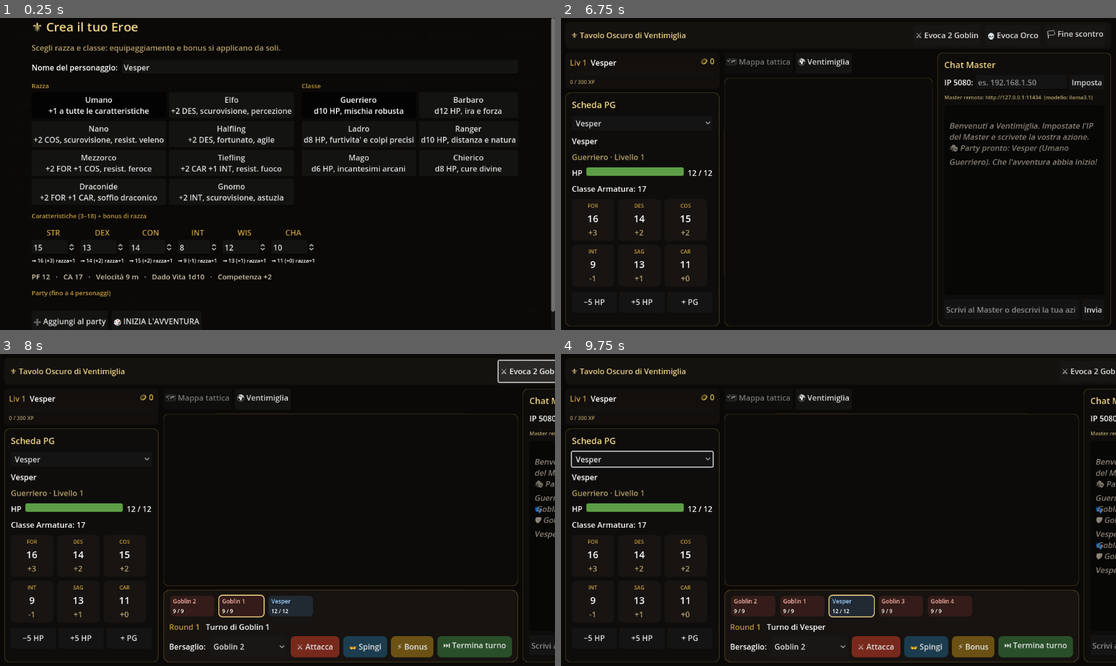
Above: before the commit, frames 1-4 (two rows, left to right).
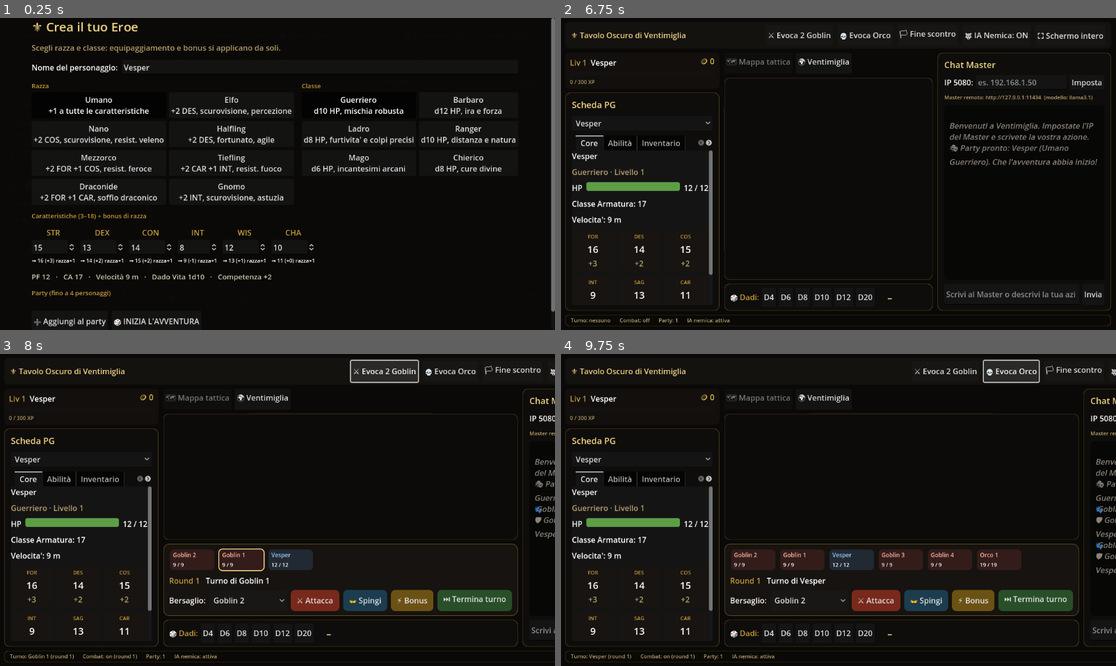
Above: after the commit, the same moments.

Repository: fanaragabriele2-coder/vtt-ventimiglia
Game: Godot game, scene res://main.tscn
The game is run twice, just before and just after one commit, with the same random seed, the same clock (stepped at 60 frames per second) and the same inputs.
Inputs (mouse positions are in pixels of both pictures, inside the frame that each line leads up to):
- Up to frame 1 (0.25 s): no input
- Up to frame 2 (6.75 s): click (993, 36) at 0.5 s, where only the run after the commit has a clickable "🐺 IA Nemica: ON"; click (1071, 36) at 1.25 s, where only the run after the commit has a clickable "⛶ Schermo intero"; click (766, 298) at 2 s, where only the run after the commit has a clickable "D4"; click (788, 298) at 2.75 s, where only the run after the commit has a clickable "D6"; click (805, 298) at 3.5 s, where only the run after the commit has a clickable "D8"; click (821, 298) at 4.25 s, where only the run after the commit has a clickable "D10"; click (844, 298) at 5 s, where only the run after the commit has a clickable "D12"; click (866, 298) at 5.75 s, where only the run after the commit has a clickable "D20"; click "🎲 INIZIA L'AVVENTURA" at 6.5 s
- Up to frame 3 (8 s): click "⚔ Evoca 2 Goblin" at 7.25 s
- Up to frame 4 (9.75 s): click "⚔ Evoca 2 Goblin" at 8 s; click "Vesper" at 8.75 s; click (1010, 372) at 9.5 s, where only the run after the commit has a clickable "💀 Evoca Orco"

The runs differ from the first frame. In frame 2, 4.4% of the frame differs, in the area x 0-100%, y 3-99%; in frame 3, 14%; in frame 4, 15%, in the area x 0-100%, y 1-99%.

Commit message:
Godot: scheda PG a schede (Core/Abilità/Inventario/Spellbook/Combat/Note), tiratore dadi e barra di stato
Colma il divario di interfaccia rispetto al monolite HTML segnalato dall'utente: la scheda PG
non era piu' un'unica vista piatta ma sei schede ricche di dettagli come nel gioco originale,
e mancavano il tiratore di dadi rapido e la barra di stato di sessione sempre visibili.

- CharacterSheetPanel ora e' un TabContainer con 6 schede, ciascuna riletta live dai manager
  (nessuna copia di stato):
  - Core: identita', HP, CA, velocita', le 6 caratteristiche (era gia' tutto qui prima).
  - Abilità: le 18 prove con modificatore e indicatore competenza/maestria + percezione passiva.
  - Inventario: zaino con peso totale, equipaggia/rimuovi/scarta per voce, nome colorato per
    rarita' (ArmeriaManager) quando l'oggetto viene dall'Armeria.
  - Spellbook: grimorio con toggle preparato/non preparato (i trucchetti restano sempre
    preparati) e slot incantesimo per livello.
  - Combat: stato del combattimento, economia azioni (azione/bonus/reazione/movimento),
    condizioni attive sul PG con round di scadenza (ConditionsManager).
  - Note: campo di testo libero persistito sul personaggio (nuovo campo CharacterData.notes).
- DiceRoller: porting FUNZIONALE (non 3D) del Modulo 8 — pulsanti D4/D6/D8/D10/D12/D20, il
  risultato passa dal canale unico GameState.announce e compare nel log della Chat Master.
- StatusBar: barra in fondo alla finestra con turno/round, stato combattimento, dimensione
  party, IA nemica attiva/ferma — porting leggero del session panel del monolite.
- Toolbar: aggiunto un toggle "IA Nemica ON/OFF" e "Schermo intero".

Le vecchie voci "Azioni" del monolite (Sheet/Stati/Bag/Spell/Fight come modali separate) sono
superate dalle schede sempre visibili: stessa sostanza, niente modali da aprire/chiudere.

Verificato con gdtoolkit su tutti i 27 script GDScript (0 errori) e validazione dei 9 cataloghi
JSON; nessun riferimento orfano incrociato nel codice.

Co-Authored-By: Claude Sonnet 5 <noreply@anthropic.com>
Claude-Session: https://claude.ai/code/session_01EitiiDafKKu7YfdrUthcuc

Diff:
--- a/godot/scripts/data/character_data.gd
+++ b/godot/scripts/data/character_data.gd
@@ -46,6 +46,9 @@
 @export var hit_dice_formula: String = "1d8"
 @export var hit_dice_total: int = 1
 @export var hit_dice_remaining: int = 1
+
+## Note libere del giocatore (scheda "Note") — non tocca alcuna regola, solo testo persistito.
+@export var notes: String = ""
 
 
 func _init() -> void:
@@ -104,6 +107,7 @@
 		"hitDice": {
 			"formula": hit_dice_formula, "total": hit_dice_total, "remaining": hit_dice_remaining,
 		},
+		"notes": notes,
 	}
 
 
@@ -132,4 +136,5 @@
 	c.hit_dice_formula = String(hd.get("formula", c.hit_dice_formula))
 	c.hit_dice_total = int(hd.get("total", c.hit_dice_total))
 	c.hit_dice_remaining = int(hd.get("remaining", c.hit_dice_total))
+	c.notes = String(data.get("notes", ""))
 	return c
--- a/godot/scripts/ui/character_sheet_panel.gd
+++ b/godot/scripts/ui/character_sheet_panel.gd
@@ -1,35 +1,60 @@
 class_name CharacterSheetPanel
 extends PanelContainer
-## Pannello Scheda PG (colonna sinistra) — porting della scheda del Modulo 03.
+## Pannello Scheda PG (colonna sinistra) — porting della scheda del Modulo 03, ora con le SCHEDE
+## Core/Abilità/Inventario/Spellbook/Combat/Note del monolite (prima era un'unica vista piatta).
 ##
-## Si costruisce da solo in _ready() e si connette ai signal di CharacterManager: quando gli HP o
-## le caratteristiche del PG attivo cambiano, il pannello si ridisegna senza che nessuno lo chiami
-## esplicitamente (regola di traduzione 1: subscribe -> Signals). Nessuna copia divergente di stato.
+## Ogni scheda si ricostruisce leggendo lo stato "live" dai manager (CharacterManager,
+## InventoryManager, ConditionsManager, CombatManager) quando il signal pertinente cambia: nessuna
+## copia divergente, stesso pattern reattivo del resto del progetto.
 
 const _ABILITY_ORDER: Array[Array] = [
 	["str", "FOR"], ["dex", "DES"], ["con", "COS"],
 	["int", "INT"], ["wis", "SAG"], ["cha", "CAR"],
 ]
+
+const _SKILL_LABELS_IT: Dictionary = {
+	"acrobatics": "Acrobazia", "animalHandling": "Addestrare Animali", "arcana": "Arcano",
+	"athletics": "Atletica", "deception": "Inganno", "history": "Storia", "insight": "Intuizione",
+	"intimidation": "Intimidire", "investigation": "Indagare", "medicine": "Medicina",
+	"nature": "Natura", "perception": "Percezione", "performance": "Intrattenere",
+	"persuasion": "Persuasione", "religion": "Religione", "sleightOfHand": "Rapidita' di Mano",
+	"stealth": "Furtivita'", "survival": "Sopravvivenza",
+}
 
 var _name_label: Label
 var _class_label: Label
 var _hp_bar: ProgressBar
 var _hp_text: Label
 var _ac_label: Label
+var _speed_label: Label
 var _ability_values: Dictionary = {}   # key -> Label del punteggio
 var _ability_mods: Dictionary = {}     # key -> Label del modificatore
 var _party_option: OptionButton
+
+var _skills_box: VBoxContainer
+var _inventory_box: VBoxContainer
+var _weight_label: Label
+var _slots_box: HBoxContainer
+var _spellbook_box: VBoxContainer
+var _combat_box: VBoxContainer
+var _notes_edit: TextEdit
 
 
 func _ready() -> void:
 	custom_minimum_size = Vector2(320, 0)
 	_apply_dark_style()
 	_build_ui()
-	# Connessioni ai signal del manager (il cuore del pattern reattivo).
 	CharacterManager.character_changed.connect(_on_character_changed)
 	CharacterManager.hp_changed.connect(_on_hp_changed)
 	CharacterManager.active_character_changed.connect(_on_active_changed)
 	CharacterManager.party_changed.connect(_on_party_changed)
+	InventoryManager.inventory_changed.connect(_on_inventory_changed)
+	InventoryManager.equipment_changed.connect(_on_equipment_changed)
+	InventoryManager.spell_slots_changed.connect(_on_spell_slots_changed)
+	InventoryManager.action_economy_changed.connect(_on_action_economy_changed)
+	ConditionsManager.condition_applied.connect(_on_conditions_changed)
+	ConditionsManager.condition_removed.connect(_on_conditions_changed)
+	CombatManager.turn_changed.connect(_on_turn_changed)
 	_refresh_all()
 	_rebuild_party_options()
 
@@ -58,23 +83,50 @@
 	title.add_theme_color_override("font_color", Color(0.94, 0.83, 0.53))
 	root.add_child(title)
 
-	# Selettore del PG attivo (hotseat).
+	# Selettore del PG attivo (hotseat) — resta sopra le schede, non e' una scheda esso stesso.
 	_party_option = OptionButton.new()
 	_party_option.item_selected.connect(_on_party_selected)
 	root.add_child(_party_option)
 
+	var tabs := TabContainer.new()
+	tabs.size_flags_vertical = Control.SIZE_EXPAND_FILL
+	root.add_child(tabs)
+
+	tabs.add_child(_build_core_tab())
+	tabs.add_child(_build_abilities_tab())
+	tabs.add_child(_build_inventory_tab())
+	tabs.add_child(_build_spellbook_tab())
+	tabs.add_child(_build_combat_tab())
+	tabs.add_child(_build_notes_tab())
+	tabs.set_tab_title(0, "Core")
+	tabs.set_tab_title(1, "Abilità")
+	tabs.set_tab_title(2, "Inventario")
+	tabs.set_tab_title(3, "Spellbook")
+	tabs.set_tab_title(4, "Combat")
+	tabs.set_tab_title(5, "Note")
+
+
+# --- Scheda "Core": identita', HP, CA, velocita', le 6 caratteristiche ---
+
+func _build_core_tab() -> Control:
+	var scroll := ScrollContainer.new()
+	scroll.horizontal_scroll_mode = ScrollContainer.SCROLL_MODE_DISABLED
+	var col := VBoxContainer.new()
+	col.add_theme_constant_override("separation", 10)
+	col.size_flags_horizontal = Control.SIZE_EXPAND_FILL
+	scroll.add_child(col)
+
 	_name_label = Label.new()
 	_name_label.add_theme_font_size_override("font_size", 16)
-	root.add_child(_name_label)
+	col.add_child(_name_label)
 
 	_class_label = Label.new()
 	_class_label.add_theme_color_override("font_color", Color(0.72, 0.63, 0.42))
-	root.add_child(_class_label)
-
-	# --- Barra HP ---
+	col.add_child(_class_label)
+
 	var hp_row := HBoxContainer.new()
 	hp_row.add_theme_constant_override("separation", 8)
-	root.add_child(hp_row)
+	col.add_child(hp_row)
 	var hp_lbl := Label.new()
 	hp_lbl.text = "HP"
 	hp_row.add_child(hp_lbl)
@@ -86,26 +138,28 @@
 	_hp_text = Label.new()
 	hp_row.add_child(_hp_text)
 
-	# --- Classe Armatura ---
 	_ac_label = Label.new()
-	root.add_child(_ac_label)
-
-	# --- Griglia delle 6 caratteristiche ---
+	col.add_child(_ac_label)
+
+	_speed_label = Label.new()
+	col.add_child(_speed_label)
+
 	var grid := GridContainer.new()
 	grid.columns = 3
 	grid.add_theme_constant_override("h_separation", 8)
 	grid.add_theme_constant_override("v_separation", 8)
-	root.add_child(grid)
+	col.add_child(grid)
 	for pair: Array in _ABILITY_ORDER:
 		grid.add_child(_make_ability_card(String(pair[0]), String(pair[1])))
 
-	# --- Pulsanti demo (danno/cura/nuovo PG) per provare la reattività ---
 	var buttons := HBoxContainer.new()
 	buttons.add_theme_constant_override("separation", 6)
-	root.add_child(buttons)
+	col.add_child(buttons)
 	buttons.add_child(_make_button("−5 HP", _on_damage_pressed))
 	buttons.add_child(_make_button("+5 HP", _on_heal_pressed))
 	buttons.add_child(_make_button("+ PG", _on_add_player_pressed))
+
+	return scroll
 
 
 func _make_ability_card(key: String, short_label: String) -> Control:
@@ -155,6 +209,285 @@
 	return b
 
 
+# --- Scheda "Abilità": le 18 prove + percezione passiva (sola lettura: le competenze si scelgono
+# in creazione personaggio, Modulo 14) ---
+
+func _build_abilities_tab() -> Control:
+	var scroll := ScrollContainer.new()
+	scroll.horizontal_scroll_mode = ScrollContainer.SCROLL_MODE_DISABLED
+	_skills_box = VBoxContainer.new()
+	_skills_box.add_theme_constant_override("separation", 4)
+	_skills_box.size_flags_horizontal = Control.SIZE_EXPAND_FILL
+	scroll.add_child(_skills_box)
+	return scroll
+
+
+func _rebuild_skills() -> void:
+	for child: Node in _skills_box.get_children():
+		child.queue_free()
+	var c: CharacterData = CharacterManager.get_active()
+	if c == null:
+		return
+	var passive_lbl := Label.new()
+	passive_lbl.text = "Percezione passiva: %d" % c.passive_skill("perception")
+	passive_lbl.add_theme_color_override("font_color", Color(0.78, 0.61, 0.24))
+	_skills_box.add_child(passive_lbl)
+	for skill_key: String in CharacterData.SKILL_ABILITY.keys():
+		_skills_box.add_child(_make_skill_row(c, skill_key))
+
+
+func _make_skill_row(c: CharacterData, skill_key: String) -> Control:
+	var row := HBoxContainer.new()
+	row.add_theme_constant_override("separation", 8)
+
+	var name_lbl := Label.new()
+	name_lbl.text = String(_SKILL_LABELS_IT.get(skill_key, skill_key))
+	name_lbl.size_flags_horizontal = Control.SIZE_EXPAND_FILL
+	row.add_child(name_lbl)
+
+	var skill_data: Dictionary = c.skills.get(skill_key, {})
+	var tag := Label.new()
+	tag.custom_minimum_size = Vector2(14, 0)
+	tag.horizontal_alignment = HORIZONTAL_ALIGNMENT_CENTER
+	tag.add_theme_color_override("font_color", Color(0.91, 0.77, 0.32))
+	if bool(skill_data.get("expertise", false)):
+		tag.text = "E"
+	elif bool(skill_data.get("proficient", false)):
+		tag.text = "•"
+	row.add_child(tag)
+
+	var mod: int = c.skill_modifier(skill_key)
+	var mod_lbl := Label.new()
+	mod_lbl.text = ("+%d" % mod) if mod >= 0 else str(mod)
+	mod_lbl.custom_minimum_size = Vector2(30, 0)
+	mod_lbl.horizontal_alignment = HORIZONTAL_ALIGNMENT_RIGHT
+	row.add_child(mod_lbl)
+
+	return row
+
+
+# --- Scheda "Inventario": zaino + peso + equip/rimuovi/scarta (Modulo 05/17) ---
+
+func _build_inventory_tab() -> Control:
+	var scroll := ScrollContainer.new()
+	scroll.horizontal_scroll_mode = ScrollContainer.SCROLL_MODE_DISABLED
+	var col := VBoxContainer.new()
+	col.add_theme_constant_override("separation", 6)
+	col.size_flags_horizontal = Control.SIZE_EXPAND_FILL
+	scroll.add_child(col)
+	_weight_label = Label.new()
+	_weight_label.add_theme_color_override("font_color", Color(0.72, 0.63, 0.42))
+	col.add_child(_weight_label)
+	_inventory_box = VBoxContainer.new()
+	_inventory_box.add_theme_constant_override("separation", 4)
+	col.add_child(_inventory_box)
+	return scroll
+
+
+func _rebuild_inventory() -> void:
+	_weight_label.text = "Peso trasportato: %.1f kg" % InventoryManager.total_weight_kg()
+	for child: Node in _inventory_box.get_children():
+		child.queue_free()
+	for entry: Dictionary in InventoryManager.get_inventory():
+		_inventory_box.add_child(_make_inventory_row(entry))
+
+
+func _make_inventory_row(entry: Dictionary) -> Control:
+	var catalog_id: String = String(entry.get("catalogId", ""))
+	var def: Dictionary = InventoryManager.item_definition(catalog_id)
+	var row := PanelContainer.new()
+	var sb := StyleBoxFlat.new()
+	sb.bg_color = Color(0.09, 0.08, 0.07)
+	sb.set_corner_radius_all(6)
+	sb.content_margin_left = 8
+	sb.content_margin_right = 8
+	sb.content_margin_top = 4
+	sb.content_margin_bottom = 4
+	row.add_theme_stylebox_override("panel", sb)
+
+	var hb := HBoxContainer.new()
+	hb.add_theme_constant_override("separation", 6)
+	row.add_child(hb)
+
+	var rarita: String = ArmeriaManager.rarita_di(catalog_id)
+	var name_col: Color = ArmeriaManager.colore_rarita(rarita) if not rarita.is_empty() else Color(0.9, 0.87, 0.8)
+	var qty: int = int(entry.get("quantity", 1))
+	var qty_txt: String = (" x%d" % qty) if qty > 1 else ""
+	var equipped_slot: Variant = entry.get("equippedSlot")
+	var slot_txt: String = " [equip: %s]" % String(equipped_slot) if equipped_slot != null else ""
+	var name_lbl := Label.new()
+	name_lbl.text = "%s%s%s" % [String(def.get("name", catalog_id)), qty_txt, slot_txt]
+	name_lbl.add_theme_color_override("font_color", name_col)
+	name_lbl.size_flags_horizontal = Control.SIZE_EXPAND_FILL
+	name_lbl.clip_text = true
+	hb.add_child(name_lbl)
+
+	var inventory_id: String = String(entry.get("inventoryId", ""))
+	if equipped_slot != null:
+		var unequip_btn := Button.new()
+		unequip_btn.text = "Rimuovi"
+		unequip_btn.pressed.connect(InventoryManager.unequip.bind(String(equipped_slot)))
+		hb.add_child(unequip_btn)
+	else:
+		var compatible: Array = Array(def.get("compatibleSlots", []))
+		if not compatible.is_empty():
+			var equip_btn := Button.new()
+			equip_btn.text = "Equipaggia"
+			equip_btn.pressed.connect(_on_equip_pressed.bind(inventory_id, compatible))
+			hb.add_child(equip_btn)
+
+	var drop_btn := Button.new()
+	drop_btn.text = "Scarta"
+	drop_btn.pressed.connect(InventoryManager.drop_item.bind(inventory_id))
+	hb.add_child(drop_btn)
+
+	return row
+
+
+## Prova gli slot compatibili in ordine finche' uno accetta (equip() valida gia' il tipo).
+func _on_equip_pressed(inventory_id: String, compatible_slots: Array) -> void:
+	for slot: Variant in compatible_slots:
+		if InventoryManager.equip(inventory_id, String(slot)):
+			return
+
+
+# --- Scheda "Spellbook": grimorio + slot incantesimo (Modulo 05) ---
+
+func _build_spellbook_tab() -> Control:
+	var scroll := ScrollContainer.new()
+	scroll.horizontal_scroll_mode = ScrollContainer.SCROLL_MODE_DISABLED
+	var col := VBoxContainer.new()
+	col.add_theme_constant_override("separation", 8)
+	col.size_flags_horizontal = Control.SIZE_EXPAND_FILL
+	scroll.add_child(col)
+	_slots_box = HBoxContainer.new()
+	_slots_box.add_theme_constant_override("separation", 8)
+	col.add_child(_slots_box)
+	_spellbook_box = VBoxContainer.new()
+	_spellbook_box.add_theme_constant_override("separation", 4)
+	col.add_child(_spellbook_box)
+	return scroll
+
+
+func _rebuild_spellbook() -> void:
+	for child: Node in _slots_box.get_children():
+		child.queue_free()
+	var slots: Dictionary = InventoryManager.get_spell_slots()
+	var levels: Array = slots.keys()
+	levels.sort()
+	for level: Variant in levels:
+		var slot: Dictionary = slots[level]
+		if int(slot.get("max", 0)) <= 0:
+			continue
+		var lbl := Label.new()
+		lbl.text = "Liv.%d %d/%d" % [int(level), int(slot.get("remaining", 0)), int(slot.get("max", 0))]
+		lbl.add_theme_color_override("font_color", Color(0.72, 0.63, 0.42))
+		_slots_box.add_child(lbl)
+
+	for child: Node in _spellbook_box.get_children():
+		child.queue_free()
+	for entry: Dictionary in InventoryManager.get_spellbook():
+		_spellbook_box.add_child(_make_spell_row(entry))
+
+
+func _make_spell_row(entry: Dictionary) -> Control:
+	var spell_id: String = String(entry.get("spellId", ""))
+	var def: Dictionary = InventoryManager.spell_definition(spell_id)
+	var row := HBoxContainer.new()
+	row.add_theme_constant_override("separation", 6)
+
+	var check := CheckBox.new()
+	check.button_pressed = bool(entry.get("prepared", false))
+	check.disabled = int(def.get("level", 0)) == 0  # i trucchetti sono sempre preparati
+	check.toggled.connect(_on_spell_toggled.bind(spell_id))
+	row.add_child(check)
+
+	var name_lbl := Label.new()
+	name_lbl.text = "%s (liv.%d)" % [String(def.get("name", spell_id)), int(def.get("level", 0))]
+	name_lbl.size_flags_horizontal = Control.SIZE_EXPAND_FILL
+	row.add_child(name_lbl)
+
+	return row
+
+
+func _on_spell_toggled(_pressed: bool, spell_id: String) -> void:
+	InventoryManager.toggle_prepared_spell(spell_id)
+
+
+# --- Scheda "Combat": economia azioni + condizioni attive del PG (Modulo 05/30) ---
+
+func _build_combat_tab() -> Control:
+	var scroll := ScrollContainer.new()
+	scroll.horizontal_scroll_mode = ScrollContainer.SCROLL_MODE_DISABLED
+	_combat_box = VBoxContainer.new()
+	_combat_box.add_theme_constant_override("separation", 8)
+	_combat_box.size_flags_horizontal = Control.SIZE_EXPAND_FILL
+	scroll.add_child(_combat_box)
+	return scroll
+
+
+func _rebuild_combat_tab() -> void:
+	for child: Node in _combat_box.get_children():
+		child.queue_free()
+
+	var state_lbl := Label.new()
+	var state: Dictionary = CombatManager.get_state()
+	state_lbl.text = "Combattimento: in corso (round %d)" % int(state["round"]) if CombatManager.is_active() else "Combattimento: fermo"
+	state_lbl.add_theme_color_override("font_color", Color(0.78, 0.61, 0.24))
+	_combat_box.add_child(state_lbl)
+
+	var economy: Dictionary = InventoryManager.get_action_economy()
+	var econ_lbl := Label.new()
+	econ_lbl.text = "Azione: %s · Bonus: %s · Reazione: %s · Movimento: %.1fm" % [
+		"pronta" if bool(economy["action"]) else "usata",
+		"pronta" if bool(economy["bonusAction"]) else "usata",
+		"pronta" if bool(economy["reaction"]) else "usata",
+		float(economy["movementMetersUsed"]),
+	]
+	_combat_box.add_child(econ_lbl)
+
+	var cond_title := Label.new()
+	cond_title.text = "Condizioni attive:"
+	cond_title.add_theme_color_override("font_color", Color(0.72, 0.63, 0.42))
+	_combat_box.add_child(cond_title)
+
+	var conditions: Array[Dictionary] = ConditionsManager.condizioni_di(CombatManager.PC_LOCAL_ID)
+	if conditions.is_empty():
+		var none_lbl := Label.new()
+		none_lbl.text = "— nessuna —"
+		_combat_box.add_child(none_lbl)
+	else:
+		for cond: Dictionary in conditions:
+			var chiave: String = String(cond.get("chiave", ""))
+			var lbl := Label.new()
+			lbl.text = "%s %s (scade al round %d)" % [
+				String(ConditionsManager.ICONE.get(chiave, "")),
+				String(ConditionsManager.ETICHETTE.get(chiave, chiave)),
+				int(cond.get("scadeAlRound", 0)),
+			]
+			_combat_box.add_child(lbl)
+
+
+# --- Scheda "Note": testo libero persistito sul PG attivo ---
+
+func _build_notes_tab() -> Control:
+	var col := VBoxContainer.new()
+	col.size_flags_vertical = Control.SIZE_EXPAND_FILL
+	_notes_edit = TextEdit.new()
+	_notes_edit.size_flags_vertical = Control.SIZE_EXPAND_FILL
+	_notes_edit.wrap_mode = TextEdit.LINE_WRAPPING_BOUNDARY
+	_notes_edit.placeholder_text = "Note libere sul personaggio, la campagna, gli indizi raccolti..."
+	_notes_edit.text_changed.connect(_on_notes_changed)
+	col.add_child(_notes_edit)
+	return col
+
+
+func _on_notes_changed() -> void:
+	var c: CharacterData = CharacterManager.get_active()
+	if c:
+		c.notes = _notes_edit.text
+
+
 # --- Aggiornamento reattivo (chiamato dai signal) ---
 
 func _refresh_all() -> void:
@@ -164,12 +497,19 @@
 	_name_label.text = c.character_name
 	_class_label.text = "%s · Livello %d" % [c.class_name_label, c.level]
 	_ac_label.text = "Classe Armatura: %d" % c.armor_class
+	_speed_label.text = "Velocita': %d m" % c.speed_meters
 	_on_hp_changed(c.hp_current, c.hp_max, c.hp_temporary)
 	for key: String in _ability_values.keys():
 		var score: int = int(c.ability_scores.get(key, 10))
 		_ability_values[key].text = str(score)
 		var m: int = CharacterData.ability_modifier(score)
 		_ability_mods[key].text = ("+%d" % m) if m >= 0 else str(m)
+	if _notes_edit.text != c.notes:
+		_notes_edit.text = c.notes
+	_rebuild_skills()
+	_rebuild_inventory()
+	_rebuild_spellbook()
+	_rebuild_combat_tab()
 
 
 func _on_character_changed(_active: CharacterData, _reason: String) -> void:
@@ -206,6 +546,31 @@
 	_party_option.selected = CharacterManager.get_active_index()
 
 
+func _on_inventory_changed(_inventory: Array) -> void:
+	_rebuild_inventory()
+
+
+func _on_equipment_changed(_slot_key: String, _inventory_id: Variant) -> void:
+	_rebuild_inventory()
+	_ac_label.text = "Classe Armatura: %d" % CharacterManager.get_active().armor_class
+
+
+func _on_spell_slots_changed(_slots: Dictionary) -> void:
+	_rebuild_spellbook()
+
+
+func _on_action_economy_changed(_economy: Dictionary) -> void:
+	_rebuild_combat_tab()
+
+
+func _on_conditions_changed(_combatant_id: String, _key: String, _duration_rounds: int = 0) -> void:
+	_rebuild_combat_tab()
+
+
+func _on_turn_changed(_combatant_id: String, _round_number: int) -> void:
+	_rebuild_combat_tab()
+
+
 # --- Handler dei controlli ---
 
 func _on_party_selected(index: int) -> void:
--- /dev/null
+++ b/godot/scripts/ui/dice_roller.gd
@@ -0,0 +1,60 @@
+class_name DiceRoller
+extends PanelContainer
+## Tiratore di dadi rapido — porting FUNZIONALE (non grafico) del Modulo 8 "3D Dice Engine": niente
+## fisica 3D qui (gap noto, vedi README), ma la stessa funzione base — tira 1dN e annuncia il
+## risultato nel canale unico di sistema (GameState.announce), cosi' compare nel log della Chat
+## Master esattamente come un tiro del monolite.
+
+const _FACES: Array[int] = [4, 6, 8, 10, 12, 20]
+
+var _result_label: Label
+
+
+func _ready() -> void:
+	_apply_style()
+	_build_ui()
+
+
+func _apply_style() -> void:
+	var sb := StyleBoxFlat.new()
+	sb.bg_color = Color(0.055, 0.05, 0.043)
+	sb.border_color = Color(0.78, 0.61, 0.24, 0.35)
+	sb.set_border_width_all(1)
+	sb.set_corner_radius_all(10)
+	sb.content_margin_left = 12
+	sb.content_margin_right = 12
+	sb.content_margin_top = 8
+	sb.content_margin_bottom = 8
+	add_theme_stylebox_override("panel", sb)
+
+
+func _build_ui() -> void:
+	var row := HBoxContainer.new()
+	row.add_theme_constant_override("separation", 6)
+	add_child(row)
+
+	var title := Label.new()
+	title.text = "🎲 Dadi:"
+	title.add_theme_color_override("font_color", Color(0.78, 0.61, 0.24))
+	row.add_child(title)
+
+	for faces: int in _FACES:
+		var b := Button.new()
+		b.text = "D%d" % faces
+		b.custom_minimum_size = Vector2(0, 40)
+		b.pressed.connect(_on_die_pressed.bind(faces))
+		row.add_child(b)
+
+	_result_label = Label.new()
+	_result_label.text = "–"
+	_result_label.custom_minimum_size = Vector2(50, 0)
+	_result_label.horizontal_alignment = HORIZONTAL_ALIGNMENT_CENTER
+	_result_label.add_theme_font_size_override("font_size", 20)
+	_result_label.add_theme_color_override("font_color", Color(0.94, 0.83, 0.53))
+	row.add_child(_result_label)
+
+
+func _on_die_pressed(faces: int) -> void:
+	var result: int = randi_range(1, faces)
+	_result_label.text = str(result)
+	GameState.announce("🎲 Tiro D%d: %d" % [faces, result])
--- /dev/null
+++ b/godot/scripts/ui/status_bar.gd
@@ -0,0 +1,76 @@
+class_name StatusBar
+extends PanelContainer
+## Barra di stato in basso — porting leggero del "Diagnostica/Session Panel" del monolite (Modulo
+## 21/02-1): non fa autodiagnosi dei moduli (qui non serve, e' Godot che segnala in editor script
+## mancanti/rotti), ma mostra a colpo d'occhio lo stato di sessione che l'utente controllava di
+## continuo nella UI HTML: turno, combattimento, party, IA nemica.
+
+var _turn_label: Label
+var _combat_label: Label
+var _party_label: Label
+var _ai_label: Label
+
+
+func _ready() -> void:
+	_apply_style()
+	_build_ui()
+	CombatManager.turn_changed.connect(_on_turn_changed)
+	CombatManager.combat_started.connect(_refresh)
+	CombatManager.combat_ended.connect(_refresh)
+	CharacterManager.party_changed.connect(_on_party_changed)
+	_refresh()
+
+
+func _apply_style() -> void:
+	var sb := StyleBoxFlat.new()
+	sb.bg_color = Color(0.04, 0.035, 0.03)
+	sb.border_color = Color(0.78, 0.61, 0.24, 0.25)
+	sb.set_border_width_all(1)
+	sb.set_corner_radius_all(8)
+	sb.content_margin_left = 12
+	sb.content_margin_right = 12
+	sb.content_margin_top = 4
+	sb.content_margin_bottom = 4
+	add_theme_stylebox_override("panel", sb)
+
+
+func _build_ui() -> void:
+	var row := HBoxContainer.new()
+	row.add_theme_constant_override("separation", 18)
+	add_child(row)
+
+	_turn_label = _make_pill()
+	_combat_label = _make_pill()
+	_party_label = _make_pill()
+	_ai_label = _make_pill()
+	row.add_child(_turn_label)
+	row.add_child(_combat_label)
+	row.add_child(_party_label)
+	row.add_child(_ai_label)
+
+
+func _make_pill() -> Label:
+	var lbl := Label.new()
+	lbl.add_theme_font_size_override("font_size", 11)
+	lbl.add_theme_color_override("font_color", Color(0.72, 0.63, 0.42))
+	return lbl
+
+
+func _refresh() -> void:
+	var state: Dictionary = CombatManager.get_state()
+	_combat_label.text = ("Combat: on (round %d)" % int(state["round"])) if CombatManager.is_active() else "Combat: off"
+	_party_label.text = "Party: %d" % CharacterManager.get_party().size()
+	_ai_label.text = "IA nemica: " + ("attiva" if EnemyAI.is_enabled() else "ferma")
+	if not CombatManager.is_active():
+		_turn_label.text = "Turno: nessuno"
+
+
+func _on_turn_changed(combatant_id: String, round_number: int) -> void:
+	var combatant: Dictionary = CombatManager.get_combatant(combatant_id)
+	var name: String = String(combatant.get("name", combatant_id))
+	_turn_label.text = "Turno: %s (round %d)" % [name, round_number]
+	_refresh()
+
+
+func _on_party_changed(_party: Array) -> void:
+	_refresh()
--- a/godot/scripts/ui/vtt_main.gd
+++ b/godot/scripts/ui/vtt_main.gd
@@ -9,6 +9,7 @@
 var _overworld_map: OverworldMap
 var _view_tactical_btn: Button
 var _view_overworld_btn: Button
+var _ai_toggle_btn: Button
 
 
 func _ready() -> void:
@@ -90,10 +91,16 @@
 	var combat_hud := CombatHUD.new()
 	center.add_child(combat_hud)
 
+	center.add_child(DiceRoller.new())
+
 	# Destra: Chat Master.
 	var chat := MasterChatPanel.new()
 	chat.size_flags_vertical = Control.SIZE_EXPAND_FILL
 	columns.add_child(chat)
+
+	# Barra di stato in fondo a tutta la finestra (fuori dalle 3 colonne, come il session panel
+	# del monolite): turno/combattimento/party/IA nemica a colpo d'occhio.
+	col.add_child(StatusBar.new())
 
 	# Overlay globale (sopra tutto): popup di bottino (Modulo 15/41).
 	add_child(LootPopup.new())
@@ -125,7 +132,22 @@
 	row.add_child(_toolbar_button("⚔ Evoca 2 Goblin", _spawn_goblins))
 	row.add_child(_toolbar_button("💀 Evoca Orco", _spawn_orc))
 	row.add_child(_toolbar_button("🏳 Fine scontro", _end_combat))
+	_ai_toggle_btn = _toolbar_button("🐺 IA Nemica: ON", _toggle_enemy_ai)
+	row.add_child(_ai_toggle_btn)
+	row.add_child(_toolbar_button("⛶ Schermo intero", _toggle_fullscreen))
 	return panel
+
+
+func _toggle_enemy_ai() -> void:
+	EnemyAI.set_enabled(not EnemyAI.is_enabled())
+	_ai_toggle_btn.text = "🐺 IA Nemica: ON" if EnemyAI.is_enabled() else "🐺 IA Nemica: OFF"
+
+
+func _toggle_fullscreen() -> void:
+	var fullscreen: bool = DisplayServer.window_get_mode() == DisplayServer.WINDOW_MODE_FULLSCREEN
+	DisplayServer.window_set_mode(
+		DisplayServer.WINDOW_MODE_WINDOWED if fullscreen else DisplayServer.WINDOW_MODE_FULLSCREEN
+	)
 
 
 func _spawn_goblins() -> void:
